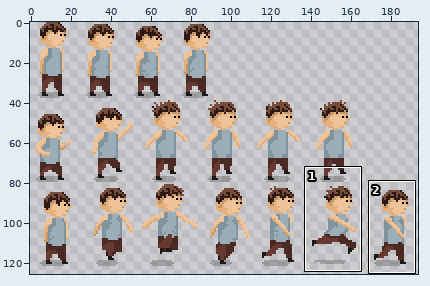
Pixel-art file -- res/aseprites/KidSheet.aseprite. Above, an overview of the earlier version with the close-up marked.
Close-up. Before the edit:
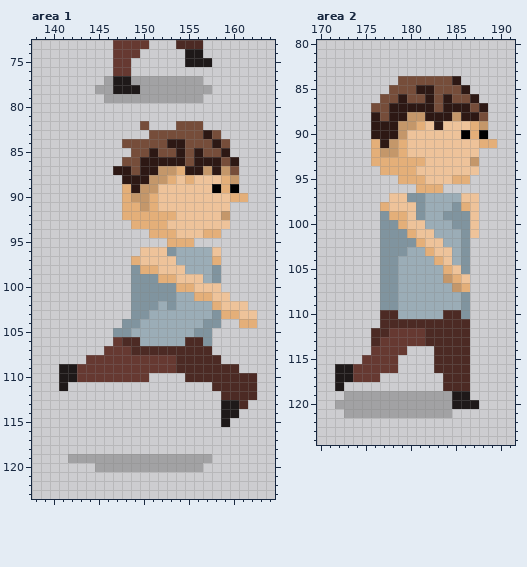
210x128 pixels, 1 frame. Pixels under 10% opacity are left out. Shown: area 1: x 138..164, y 73..123; area 2: x 170..191, y 80..124. The wide view leaves out empty margins. The commit also changed other parts of the picture, which this record leaves out.
Once edited:
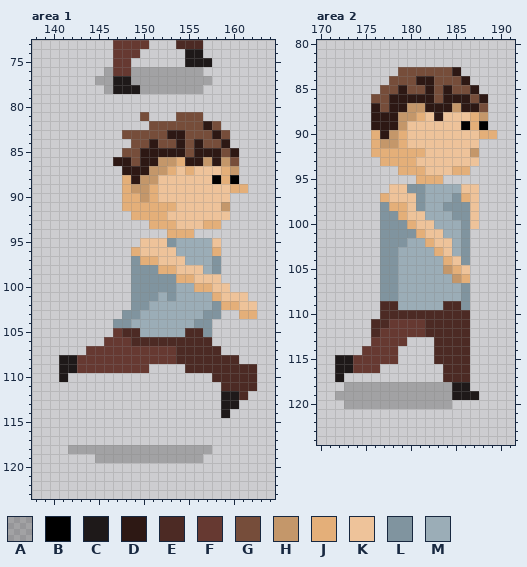
Palette (. is transparent): A #00000036  B #000000  C #1e1919  D #2d1814  E #4c2a24  F #663931  G #764d3a  H #c4976a  J #e4af79  K #eec39a  L #80949f  M #9badb7
Difference:
layer "JumpShadow" removed
layer "RunShadow" removed
Changed rows in their new state; - is an unchanged pixel.
Area 1, layers "Jump", "Run":
first column x 141:
 76 -----A--AAAAAAAA------
 77 ----A-----------A-----
 78 ----.-----------.-----
 79 -----...........------
 81 ---------G---GGG------
 82 ---------.GGG---DG----
 83 -------GGG--DD--GDG---
 84 -------.--D-G--D-GD---
 85 -------G-D-DD---DDGD--
 86 ------DD---HHJD-H-HG--
 87 ------.-D-H-JKJKKKJH--
 88 -------J-H-KK-K--B-B--
 89 --------H-J------KKJJ-
 90 --------J----------..-
 91 ---------J-JJ-----H---
 92 -------.----K-----K---
 93 --------..--J---JJ.---
 94 ----------..-JJ...----
 95 ---------KKKLMMMMK----
 96 --------J---K----J----
 97 --------LJJ--K---L----
 98 ---------LLJJ-KK------
 99 -----------LLJJ-KK----
100 -------------MMJJ-K---
101 -----------M---MMJ-KK-
102 ----------M-M----LJJ-K
103 -------L-M------L-..JJ
104 ------L-M------L-.--..
105 ------FEE-----EE------
106 -----F-F-EEEEE--E-----
107 ---FF---FFFFF----E----
108 CCF---------------EE--
109 ----------....------EE
110 -.........----...-----
111 .----------------.----
112 ------------------CC-.
113 --------------------.-
114 -------------------.--
115 ------------------.---
118 -AAAAAAAAAAAAAAAA-----
119 -...------------.-----
120 ----............------
Area 2, layer "Run":
first column x 172:
 83 -------GGGGGGD----
 84 ------G--DD--GD---
 85 -----G-D-G--D-GD--
 86 ----G-D-DD---DDGD-
 87 ----D---HH-D-H-DG-
 88 -----D-H-JK-KKKJH-
 89 --------KK-K--B-B-
 90 ----J-HJ------KKJJ
 91 -----H----------..
 92 -----JJ-JJ-----H--
 93 ----.----K-----K--
 94 -----..--J---JJ.--
 95 -------..-JJ...---
 96 ------KKLLMMMMKK--
 97 -----J--K----LJ---
 98 -----LJJ----L-L---
 99 ------L--K--M-----
100 -------LJ-K--M----
101 --------LJ-K---.--
102 --------MMJ-K-----
103 -------M--MJ------
104 -----------MJK----
105 ------------HJK---
106 ------------MHJ---
107 -------------ML---
109 -----EE-----EE----
110 -------EEEEE--E---
111 ----E-FFFF--------
112 -----F------------
113 ----F---...-------
114 ---F---.----------
115 CCF---------------
116 -----..----.------
117 -....-------------
118 .AAAAAAAAAAAACC---
119 A--------------C--
120 .------------...--
121 -............-----
